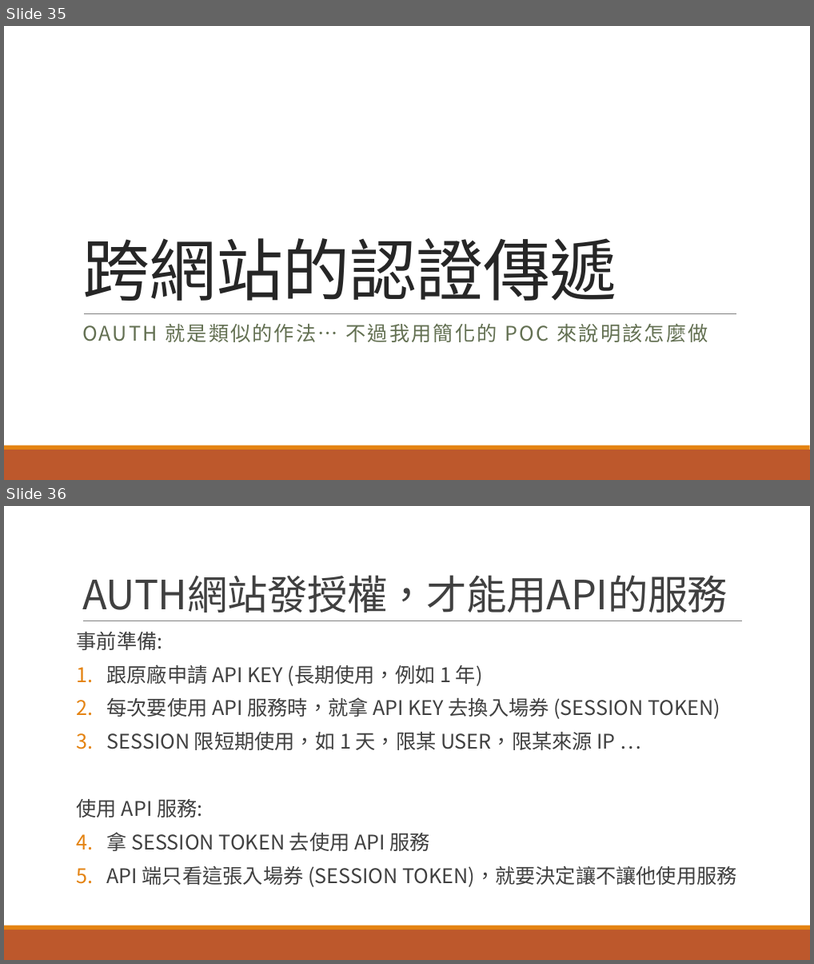
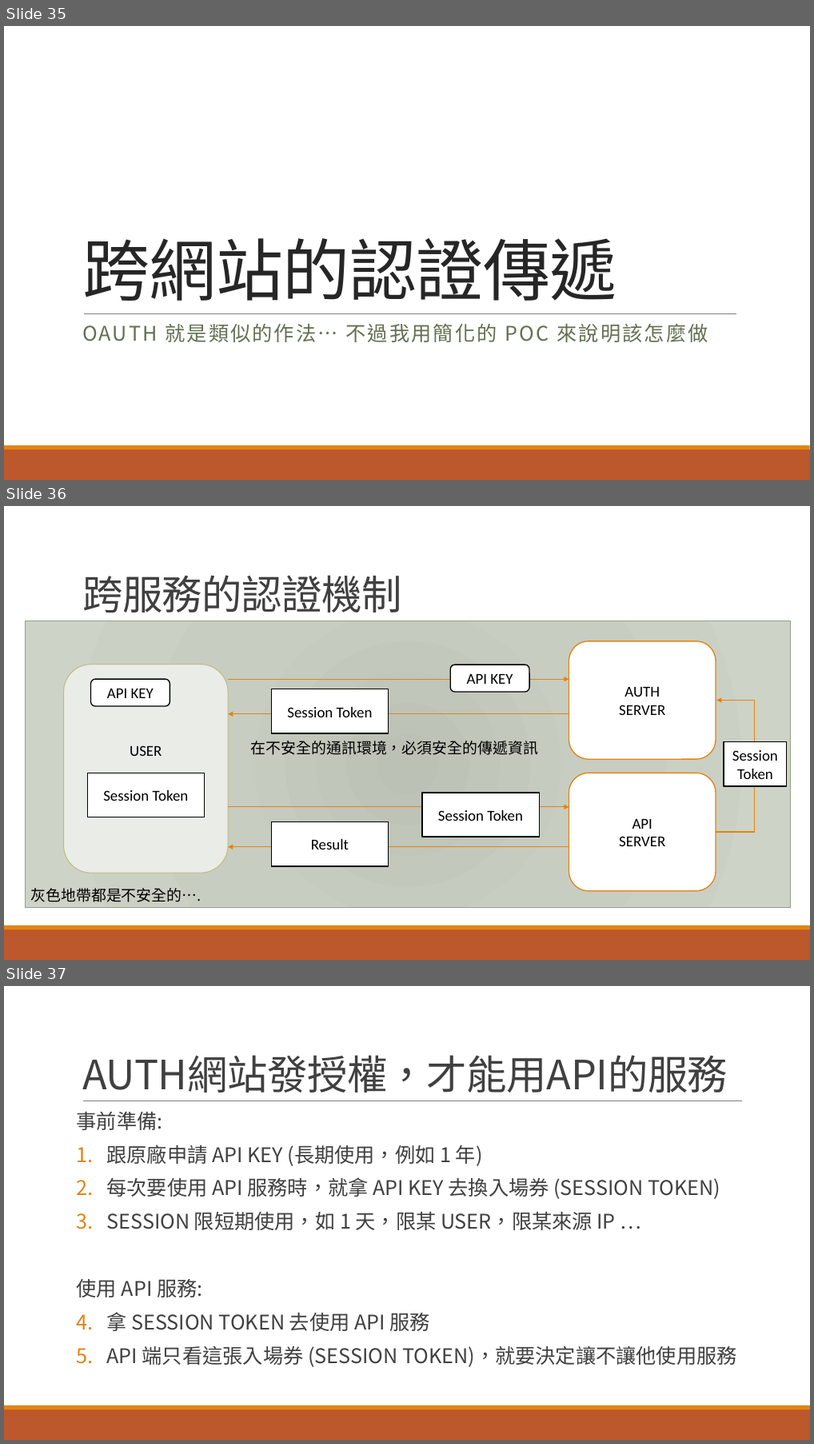
Before and after one commit to andrew0928/Course.Microservices.201612, a slide deck: Session3/M03.pptx. Shown one above the other, each under a label of ours: slides 35 and 36 before the commit, slides 35, 36 and 37 after it. The pictures are 814x964 and 814x1444 pixels, drawn with LibreOffice and Linux fonts; fonts in the diff are those of the drawing. Boxes give left, top, right and bottom in pixels: in the first picture for what was removed or moved away, otherwise in the second. Text is boxed around its words. In the diff, an @@ line names an element or a change of style, - is before the commit and + after.

```diff
--- a/Session3/M03.pptx
+++ b/Session3/M03.pptx
@@ slide 36 added at box(4, 506, 810, 960), background #FFFFFF; not listed: 3 template elements that a slide beside it also shows @@
@@ title added at box(82, 575, 402, 612), 48 pt, text #404040 @@
+跨服務的認證機制
@@ rectangle added at box(25, 621, 792, 907), fill gradient #BBC3B5 to #C7CDC1 to #CDD4C7, outline #94A088 1 pt @@
@@ rounded rectangle added at box(570, 641, 717, 759), fill #FFFFFF, outline #E48312 1.25 pt, 18 pt, text #000000 @@
+AUTH
+SERVER
@@ rounded rectangle added at box(64, 664, 229, 873), fill #EAECE7, outline #C2BC80 1 pt, 18 pt, text #000000 @@
+USER
@@ rounded rectangle added at box(450, 664, 530, 692), fill #FFFFFF, outline #000000 1.25 pt, 18 pt, text #000000 @@
+API KEY
@@ rounded rectangle added at box(91, 679, 170, 706), fill #FFFFFF, outline #000000 1.25 pt, 18 pt, text #000000 @@
+API KEY
@@ arrow added from (229, 679) to (570, 679), #E48312 1 pt @@
@@ rectangle added at box(271, 689, 389, 733), fill #FFFFFF, outline #000000 1.25 pt, 18 pt, text #000000 @@
+Session Token
@@ arrow added from (570, 714) to (229, 714), #E48312 1 pt @@
@@ elbow arrow added from (716, 832) to (718, 700), #E48312 1 pt @@
@@ text added at box(251, 740, 538, 755), 18 pt, text #000000 @@
+在不安全的通訊環境，必須安全的傳遞資訊
@@ rectangle added at box(725, 742, 787, 786), fill #FFFFFF, outline #000000 1.25 pt, 18 pt, text #000000 @@
+Session
+Token
@@ rectangle added at box(87, 772, 205, 817), fill #FFFFFF, outline #000000 1.25 pt, 18 pt, text #000000 @@
+Session Token
@@ rectangle added at box(422, 792, 540, 836), fill #FFFFFF, outline #000000 1.25 pt, 18 pt, text #000000 @@
+Session Token
@@ rounded rectangle added at box(570, 772, 717, 891), fill #FFFFFF, outline #E48312 1.25 pt, 18 pt, text #000000 @@
+API
+SERVER
@@ arrow added from (229, 807) to (570, 807), #E48312 1 pt @@
@@ rectangle added at box(271, 822, 389, 866), fill #FFFFFF, outline #000000 1.25 pt, 18 pt, text #000000 @@
+Result
@@ arrow added from (570, 847) to (229, 847), #E48312 1 pt @@
@@ text added at box(31, 888, 202, 902), 18 pt, text #000000 @@
+灰色地帶都是不安全的….
@@ what was slide 36 is now slide 37 @@
```
Also in this commit, not shown: 5 slides changed, 3 other slides added, 2 slides removed.
